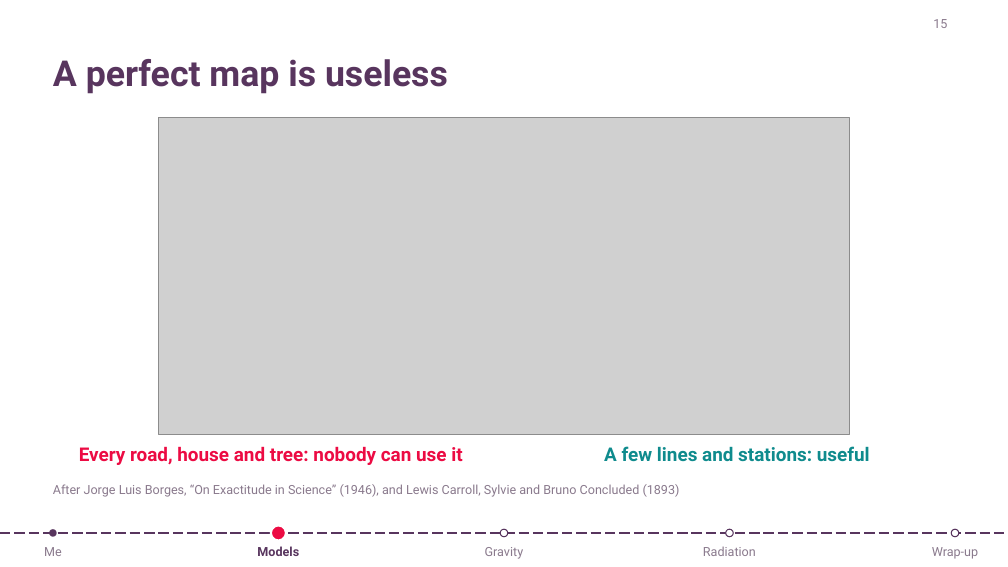
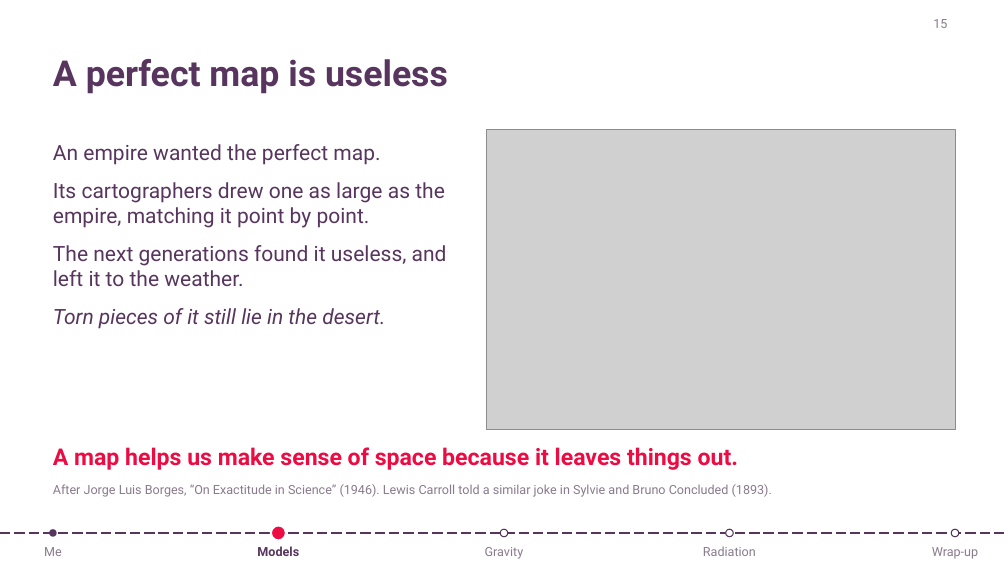
Before and after one commit to lalessan/mobility-models, a slide deck: slide 15 of slides/lecture_mobility_models.pptx. Drawn at 1008x567 pixels with LibreOffice and Linux fonts; fonts in the diff are those of the drawing; grey boxes stand for pictures. Boxes give left, top, right and bottom in pixels: in the first picture for what was removed or moved away, otherwise in the second. Text is boxed around its words. In the diff, an @@ line names an element or a change of style, - is before the commit and + after.

```diff
--- a/slides/lecture_mobility_models.pptx
+++ b/slides/lecture_mobility_models.pptx
@@ text added at <box>53,144,447,329</box>, 20 pt, text #58355E @@
+An empire wanted the perfect map.
+Its cartographers drew one as large as the empire, matching it point by point.
+The next generations found it useless, and left it to the weather.
+Torn pieces of it still lie in the desert.
@@ picture: place and size @@
-picture at <box>159,117,849,435</box>
+picture at <box>486,130,955,430</box>
@@ text at <box>53,447,738,470</box>: text changed; size 18 to 22 pt; text colour #0F8B8D to #EC0B43 @@
-A few lines and stations: useful
+A map helps us make sense of space because it leaves things out.
@@ text removed at <box>79,446,462,465</box> @@
-Every road, house and tree: nobody can use it
@@ text at <box>53,484,772,497</box>: text changed @@
-After Jorge Luis Borges, “On Exactitude in Science” (1946), and Lewis Carroll, Sylvie and Bruno Concluded (1893)
+After Jorge Luis Borges, “On Exactitude in Science” (1946). Lewis Carroll told a similar joke in Sylvie and Bruno Concluded (1893).
```
Also in this commit, not shown: 1 other file.
